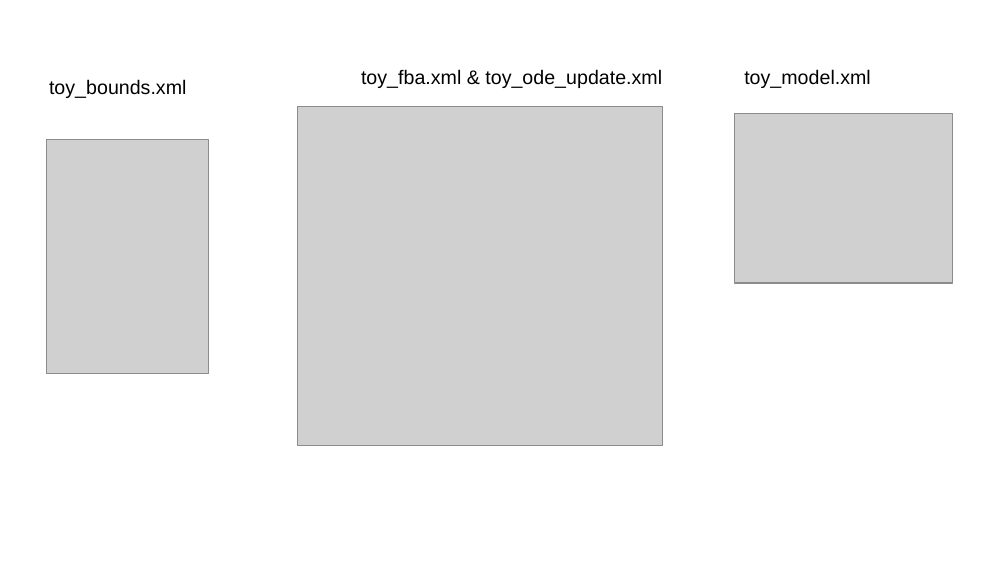
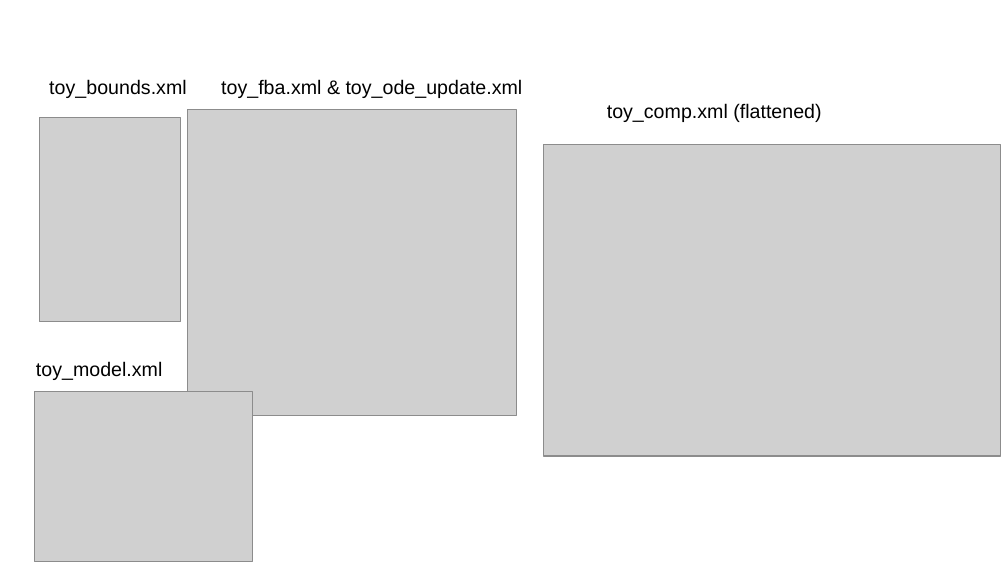
Before and after one commit to dagwa/wholecell-metabolism, a slide deck: slide 5 of mkoenig/python/metabolism/toymodel/Integrated Toy Model.pptx. Drawn at 1008x567 pixels with LibreOffice and Linux fonts; fonts in the diff are those of the drawing; grey boxes stand for pictures. Boxes give left, top, right and bottom in pixels: in the first picture for what was removed or moved away, otherwise in the second. Text is boxed around its words. In the diff, an @@ line names an element or a change of style, - is before the commit and + after.

```diff
--- a/mkoenig/python/metabolism/toymodel/Integrated Toy Model.pptx
+++ b/mkoenig/python/metabolism/toymodel/Integrated Toy Model.pptx
@@ text "toy_fba.xml & toy_ode_update.xml": place and size @@
-text "toy_fba.xml & toy_ode_update.xml" at (361,69,662,88)
+text "toy_fba.xml & toy_ode_update.xml" at (221,79,523,98)
@@ picture: place and size @@
-picture at (46,140,209,374)
+picture at (39,118,181,322)
@@ picture: place and size @@
-picture at (297,106,662,445)
+picture at (187,109,516,414)
@@ text added at (607,103,821,122), 14 pt, text #000000 @@
+toy_comp.xml (flattened)
@@ picture added at (543,145,1000,457) @@
@@ text "toy_model.xml": place and size @@
-text "toy_model.xml" at (744,69,871,88)
+text "toy_model.xml" at (36,361,163,380)
@@ picture: place and size @@
-picture at (735,113,953,283)
+picture at (34,391,252,561)
```
Also in this commit, not shown: 4 other slides changed, 1 slide added, 5 other files.
